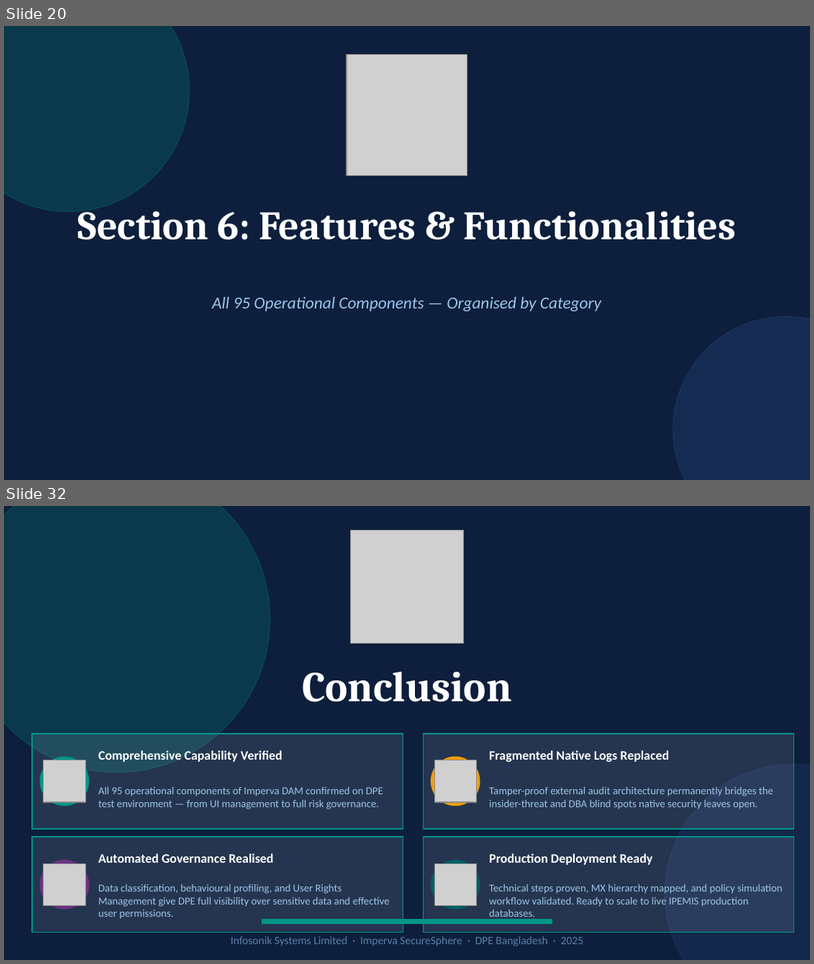
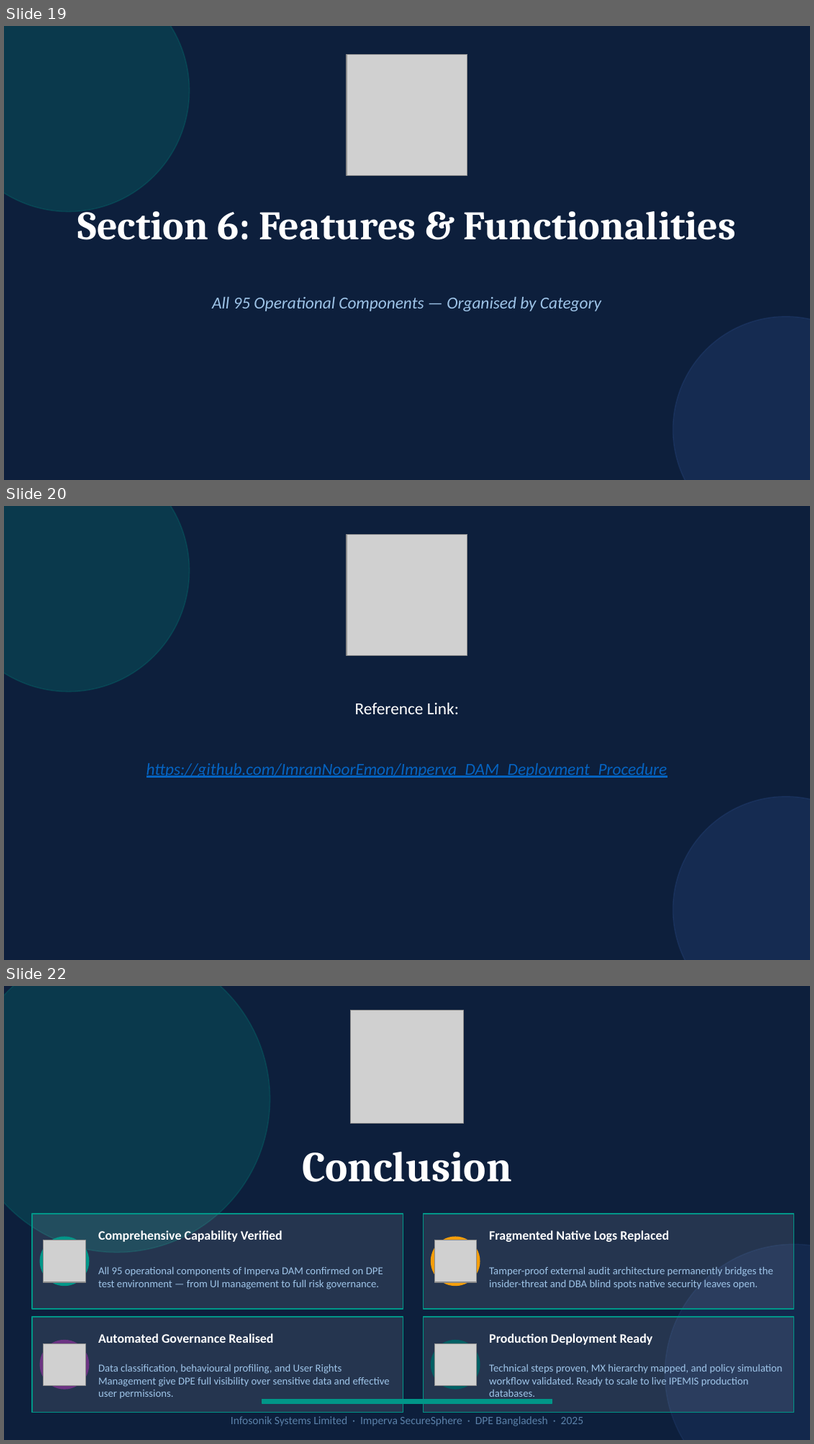
Before and after one commit to ImranNoorEmon/Imperva_DAM_Deployment_Procedure, a slide deck: presentations/Imperva_DAM.pptx. Shown one above the other, each under a label of ours: slides 20 and 32 before the commit, slides 19, 20 and 22 after it; the slides between them are not shown. The pictures are 814x964 and 814x1444 pixels, drawn with LibreOffice and Linux fonts; fonts in the diff are those of the drawing; grey boxes stand for pictures. Boxes give left, top, right and bottom in pixels: in the first picture for what was removed or moved away, otherwise in the second. Text is boxed around its words. In the diff, an @@ line names an element or a change of style, - is before the commit and + after.

```diff
--- a/presentations/Imperva_DAM.pptx
+++ b/presentations/Imperva_DAM.pptx
@@ slide 20 added at bbox=[4, 506, 810, 960], background #0D1F3C @@
@@ ellipse added at bbox=[4, 506, 190, 692], fill #009688 at 22% opacity, outline #009688 1 pt @@
@@ picture added at bbox=[347, 534, 468, 655] @@
@@ text added at bbox=[147, 702, 668, 777], 15 pt, text #0563C1, italic, underline @@
+Reference Link:
+https://github.com/ImranNoorEmon/Imperva_DAM_Deployment_Procedure
@@ ellipse added at bbox=[674, 796, 810, 960], fill #2E5090 at 25% opacity, outline #2E5090 1 pt @@
@@ what was slide 20 is now slide 19 @@
@@ what was slide 32 is now slide 22 @@
```
Also in this commit, not shown: 2 slides changed, 11 slides removed.
